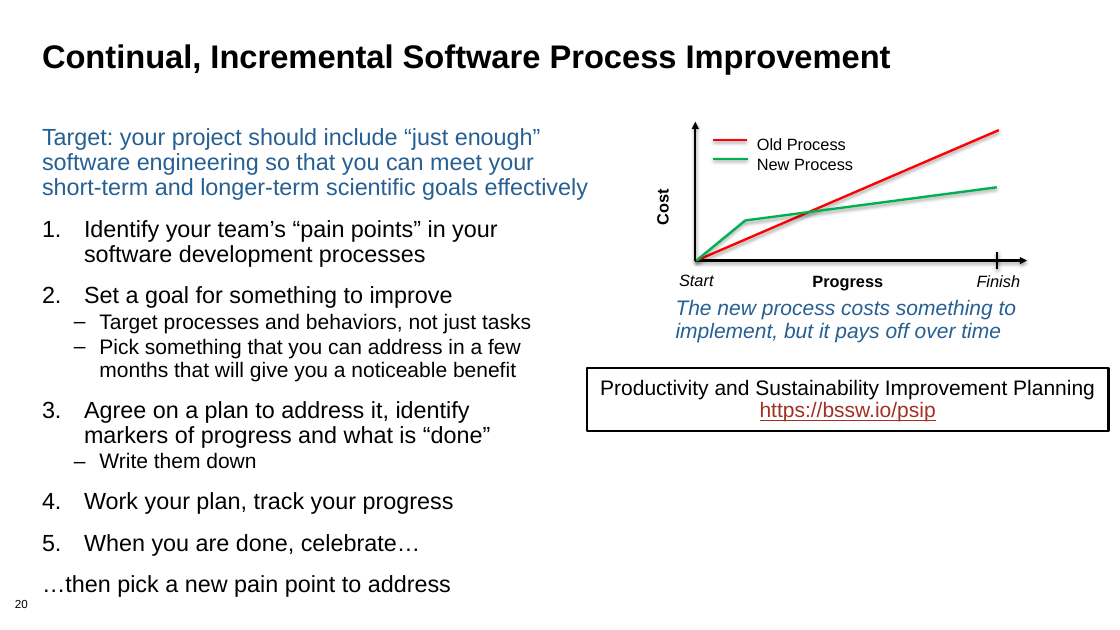
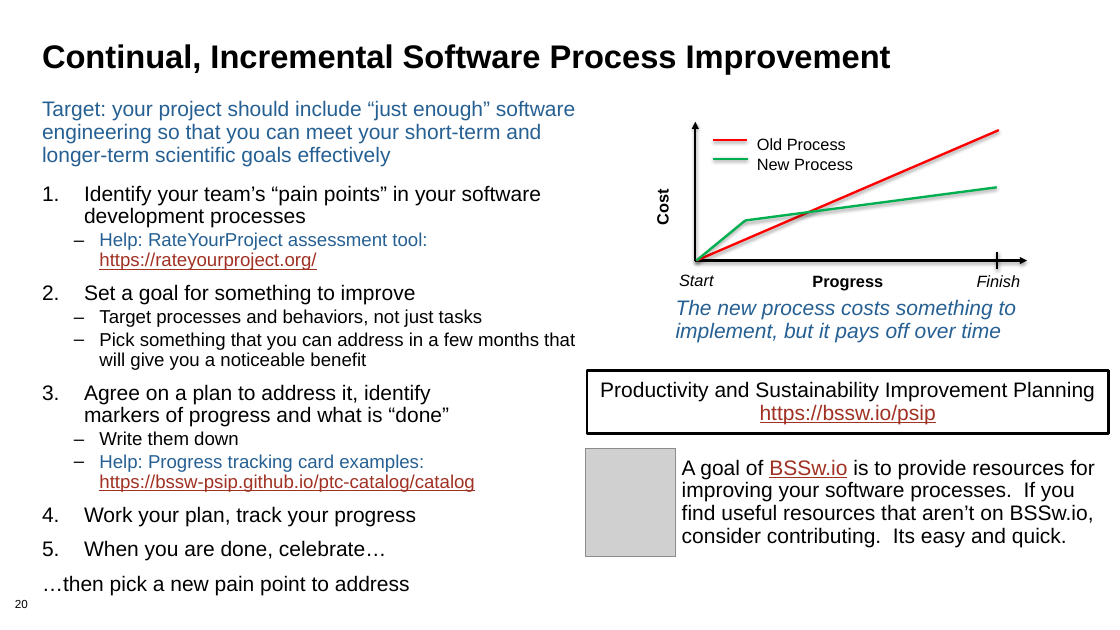
Before and after one commit to bssw-tutorial/presentations, a slide deck: slide 20 of overview.pptx. Drawn at 1120x630 pixels with LibreOffice and Linux fonts; fonts in the diff are those of the drawing; grey boxes stand for pictures; background and template pictures are left out. Boxes give left, top, right and bottom in pixels: in the first picture for what was removed or moved away, otherwise in the second. Text is boxed around its words. In the diff, an @@ line names an element or a change of style, - is before the commit and + after.

Commit message:
Add some more PSIP resource pointers
Add links to RateYourProject.org and to the PSIP Progress Tracking Card catalog.  Tried to fit them in so presenters don't need to spend time on them, but put them in the talks so they're more in front of participants.

```diff
--- a/overview.pptx
+++ b/overview.pptx
@@ text "Target: your project should include ..." moved from (x1=42, y1=220, x2=531, y2=597) to (x1=42, y1=100, x2=575, y2=595) @@
@@ text at (x1=42, y1=100, x2=575, y2=595): size 20 to 18 pt in "Target: your project should include “just enough” ...", "Identify your team’s “pain points” in your ...", "Set a goal for something to improve", "Agree on a plan to address it, ..." and 3 more places; size 18 to 16 pt in "Target processes and behaviors, not just tasks", "Pick something that you can address in ...", "Write them down"; less space between paragraphs @@
@@ text at (x1=99, y1=232, x2=427, y2=270): paragraph added @@
+  – Help: RateYourProject assessment tool: https://rateyourproject.org/
@@ text in rectangle at (x1=600, y1=381, x2=1095, y2=424): text changed @@
-Productivity and Sustainability Improvement Planning
-https://bssw.io/psip
+Productivity and Sustainability Improvement Planning
+https://bssw.io/psip
@@ picture added at (x1=585, y1=449, x2=676, y2=557) @@
@@ text at (x1=99, y1=454, x2=474, y2=492): paragraph added @@
+  – Help: Progress tracking card examples:
+    https://bssw-psip.github.io/ptc-catalog/catalog
@@ text added at (x1=682, y1=459, x2=1095, y2=547), 18 pt, text #000000 @@
+A goal of BSSw.io is to provide resources for improving your software processes. If you find useful resources that aren’t on BSSw.io, consider contributing. Its easy and quick.
```
Also in this commit, not shown: 2 other files.
